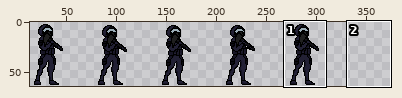
Sprite sheet -- Assets/Sprites/Player/charater_Idle.png. Above: a wide view before the commit, with the close-up outlined.
Close-up. As it was:
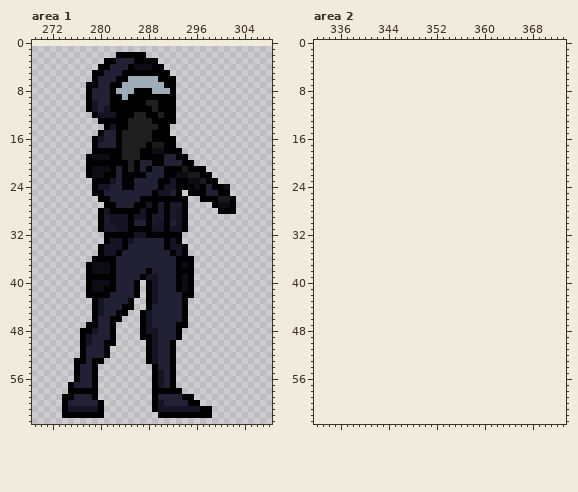
The file is 320x64 pixels. Colours within 5 levels of each other are drawn and written as one. Shown: area 1: x 269..308, y 0..63; area 2: x 332..373, y 0..63. The old version is drawn lined up with the new one, on the new canvas. The wide view leaves out empty margins. The commit also changed other parts of the picture, which this record leaves out.
New version:
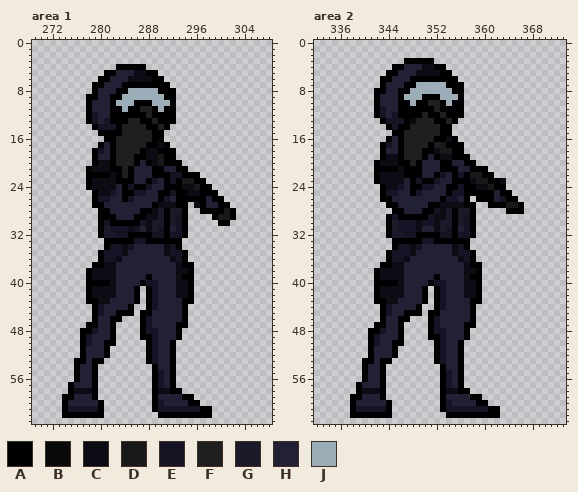
Palette (. is transparent): A #000000  B #0a0a0a  C #0d0c15  D #19191a  E #161424  F #1f1f1f  G #1b192a  H #222034  J #9badb7
From old to new:
canvas 320x64 -> 384x64, the old top-left corner now at 0,1 (the part of the old canvas that was cut away was empty and is not shown)
Changed rows in their new state; - is an unchanged pixel.
Area 1:
first column x 278:
 2 -----.....---------------
 3 ---.........-------------
 4 --...AA-AA...------------
 5 -..AA-HHCC--..-----------
 6 -.AA-HHCCCCA-..----------
 7 .-A-HHAAAAAAA-.----------
 8 .A--HAA-JJJ-AA-----------
 9 -A-----JJJJJJ------------
10 -H---JJJ--AJJJ-----------
11 -H-H--J--FFAJ------------
12 AEHHA---AAF-A------------
13 AEHE-----AAF-------------
14 -AEE--F---AAF------------
15 ---AA--------.-----------
16 -..AAF-------..----------
17 -.A-AF-----AC-.----------
18 --EH-F----C-A--.---------
19 .AHH-F--A-CCDAA..--------
20 .-CC-FF---ACDAAA..-------
21 -----AFAH-HAAHH-A...-----
22 -AA-CAF-HH-AA-EEAAA..----
23 ACCCCA----AEH---DDAA..---
24 ACCCC--EAAE-HAA-CCD-A...-
25 --CCE-AAEE-HAAE-ACC-AA..-
26 -AEE--AE-HHH-EH--AA-H-A..
27 -AAHH---HHH-CCCA--CAHHAA.
28 ---AHHHHHA-C---G---AAA-D-
29 ---AAHHHAACC---------ADDA
30 ---EAAA-AEC-G-G-------AA-
31 ----E--CEHCG--H----------
32 --AGGEE-AA-EE-EEA--------
33 ----AA-AEEAAA-A----------
34 --.A--CE-----C-A.--------
35 -----EC------CE----------
36 -.-EEC--------CE-.-------
37 .AA-C----------CA--------
38 ----C-----H----CC--------
39 -CCCC----HAH---CA--------
40 -AAAC---HAE----C---------
41 ---CC----------C---------
42 -CCCC----------CC--------
43 A-CC---HA--------A-------
44 ------H----E-------------
45 -------A--A--------------
first column x 276:
58 CCC-----------CC
Area 2:
first column x 338:
 3 ---------AAAAA---------------
 4 -------AAHHHCCAA-------------
 5 ------AAHHHCCCCAA------------
 6 -----AAHHHAAAAAAAA-----------
 7 -----AHHHAAJJJJJAAA----------
 8 ----AAHHAAJJJJJJJAA----------
 9 ----AHHHAJJJAAAJJJA----------
10 ----AHHHAAJAAFFAJAA----------
11 ----AEHHAAAAAAFAAAA----------
12 ----AEHEAAAAFAAFAAA----------
13 -----AEEEABFFFAAFA-----------
14 ------AEAAFFFFFAA------------
15 -------AAFFFFFFAA------------
16 ------AHAFFFFFAACA-----------
17 -----AEHAFFFFAFDAAA----------
18 -----AHHAFFFAACDDAA----------
19 -----ACCAFFFAHACCAAA---------
20 ----ACCCAAFAHHHAAHHAA--------
21 ----AAAACAAAHHHAAAHHAAA------
22 ----ACCCCAAAHHAEHAEADDAA-----
23 ----ACCCCHAEAAEHHAAACDDAAC---
24 -----ACCEHAAEEHHAAEAACCDAA---
25 -----AEEHHAEHHHHAEEAAAAAHAA--
26 -----AAHHHHHHHHAEEHA-AAAHEAA-
27 ------AAHHHHHAACCCCAA--AAADDA
28 -------AAHHHAAECGAGGA-----AAA
29 ------AEAAAAAECCGAGEA--------
30 ------AGEEECEECGGAGEA--------
31 ------AGEEECHHCGEAHEA--------
32 ------AGGEEAAAAEEAEEA--------
33 -------AAAAAEEAAAAAA---------
34 -------AEECEHHHHHCEA---------
35 ------AEEECHHHHHHCEEA--------
36 ------AEECHHHHHHHHCEA--------
37 -----AACCHHHHHHHHHHCAA-------
38 ----ACCCCHHHHHHHHHHCCA-------
39 ----ACCCCHHHHHAHHHHCAA-------
40 ----AAAACHHHHAEEHHHCCA-------
41 ----ACCCCHHHA-AEHHHCCA-------
42 ----ACCCCHHHA-AEHHHCCA-------
43 ----AACCHHHHA-AEHHHHAA-------
44 -----AEHHHHA--AEHHHHA--------
45 -----AEHHAAA-AAHHHHHA--------
46 -----AHHAA---AEHHHHHA--------
47 ----AAHHA----AEHHHHAA--------
48 ---AAEHHA----AEEHHHA---------
49 ---AEHHHA----AAEHHHA---------
50 ---AEHHAA-----AEHHA----------
51 ---AHHHA------AEHHA----------
52 ---AHHHA------AEHHA----------
53 --AAHAA-------AEHHA----------
54 --AHHA---------AHHA----------
55 --AHHA---------AEHA----------
56 --AHHA---------AEHA----------
57 -AHHHA---------AEHA----------
58 -ACCCA---------ACCAA---------
59 AAHHHA---------AHHHHAA-------
60 AHHHHHA--------AEHHHHAA------
61 AEEEEEA--------AEEEEEEEAA----
62 AAAAAAA---------AAAAAAAAA----
Where, in picture pixels (left, top, right, bottom), the same in both close-ups:
changed: (86, 52, 236, 316)
changed: (74, 388, 92, 394)
changed: (158, 388, 170, 394)
added: (350, 58, 524, 418)
